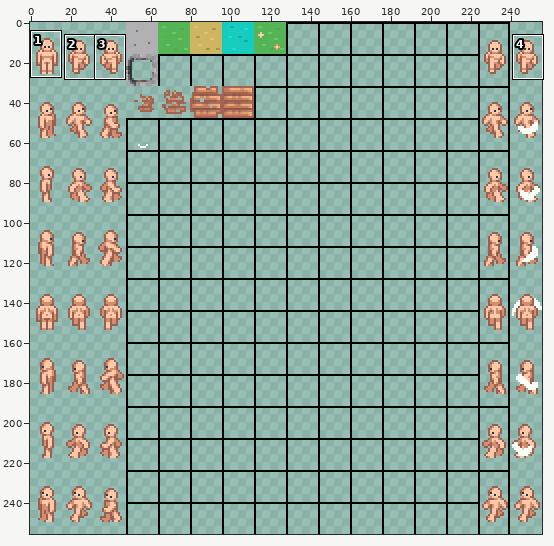
Two states of a sprite sheet, assets/dat.png. Above: a wide view before the commit, with the close-up outlined.
Close-up. Old version:
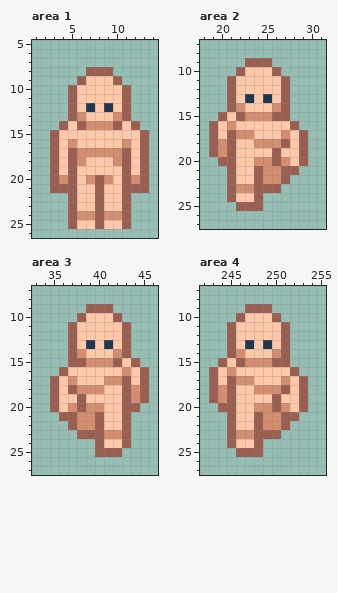
The file is 256x256 pixels. Pixels under 10% opacity are left out. Colours within 5 levels of each other are drawn and written as one. Shown: area 1: x 1..14, y 5..26; area 2: x 18..31, y 7..27; area 3: x 33..46, y 7..27; area 4: x 242..255, y 7..27. The commit also changed other parts of the picture, which this record leaves out.
And afterwards:
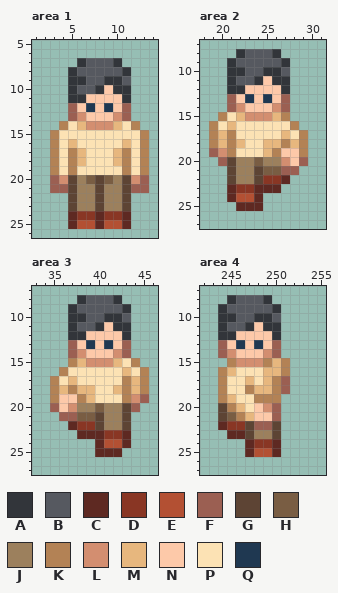
Palette (. is transparent): A #32353a  B #565960  C #5e2922  D #893624  E #b35033  F #9b5f52  G #5d4434  H #795d43  J #9c805d  K #b38255  L #d38e70  M #e7b77e  N #fdc9a9  P #fce2b4  Q #1f3851
From old to new:
Changed rows in their new state; - is an unchanged pixel.
Area 1:
first column x 3:
 7 ---ABBBA---
 8 --ABBBBBA--
 9 --AABBAAB--
10 --ABBA-AA--
11 --AA----A--
14 -KPM---MPK-
15 KPPPPPPPPPK
16 KPMPPPPPMPK
17 KPKMPPPMKPK
18 KPKMPPPMKPK
19 KPKPPPPPKPK
20 --GJHGHJG--
21 --GJJGJJG--
22 --GJJGJJG--
23 --GJJGJJG--
24 --CDDCDDC--
25 --CEECEEC--
Area 2:
first column x 19:
 8 ---ABBBA---
 9 --ABBBBBA--
10 --AABBAAB--
11 --ABBA-AA--
12 --AA----A--
15 -KPM---MK--
16 KPMPPPPPPK-
17 KMKPPPPPMPK
18 KMKMPPMMKMK
19 --KPPPMK--K
20 --GJJHJJ---
21 --GJJGHH---
22 --GJJGDDC--
23 --CDDCCC---
24 --CEEC-----
25 ---CCC-----
Area 3:
first column x 35:
 8 ---ABBBA---
 9 --ABBBBBA--
10 --AABBAAB--
11 --ABBA-AA--
12 --AA----A--
15 --KM---MPK-
16 -KPPPPPPMPK
17 KPMPPPPPKMK
18 KMKMMPPMKMK
19 K--KMPPPK--
20 ---JJHJJG--
21 ---HHGJJG--
22 --CDDGJJG--
23 ---CCCDDC--
24 -----CEEC--
25 -----CCC---
Area 4:
first column x 243:
 8 --ABBBA----
 9 -ABBBBBA---
10 -AABBAAB---
11 -ABBA-AA.--
12 -AA----A.--
13 -FNQNQNF.--
14 -FLN--LF.--
15 -.KL--KMK--
16 .KMPPPMMK.-
17 .KPPMPMKF..
18 .KPPKMMK-..
19 .KMPPKKK...
20 -GKMPN--...
21 -GHKMNNF..-
22 -CDDG-FG.--
23 --CCGJJG---
24 --..CDDC---
25 ---.CEEC---
